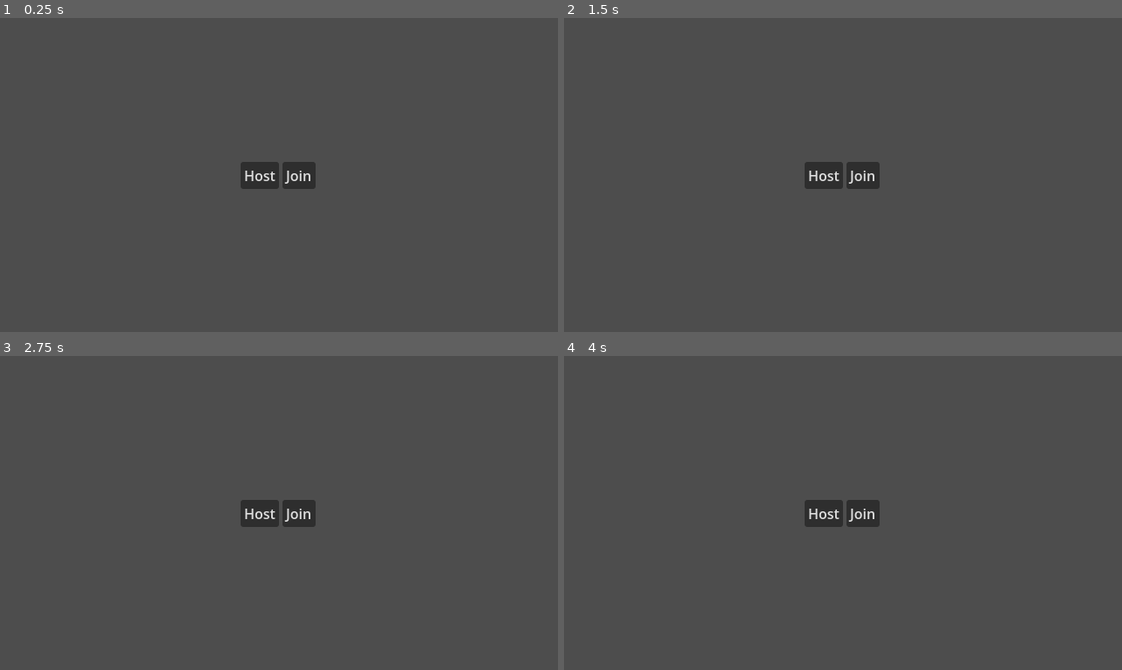
Above: before the commit, frames 1-4 (two rows, left to right).
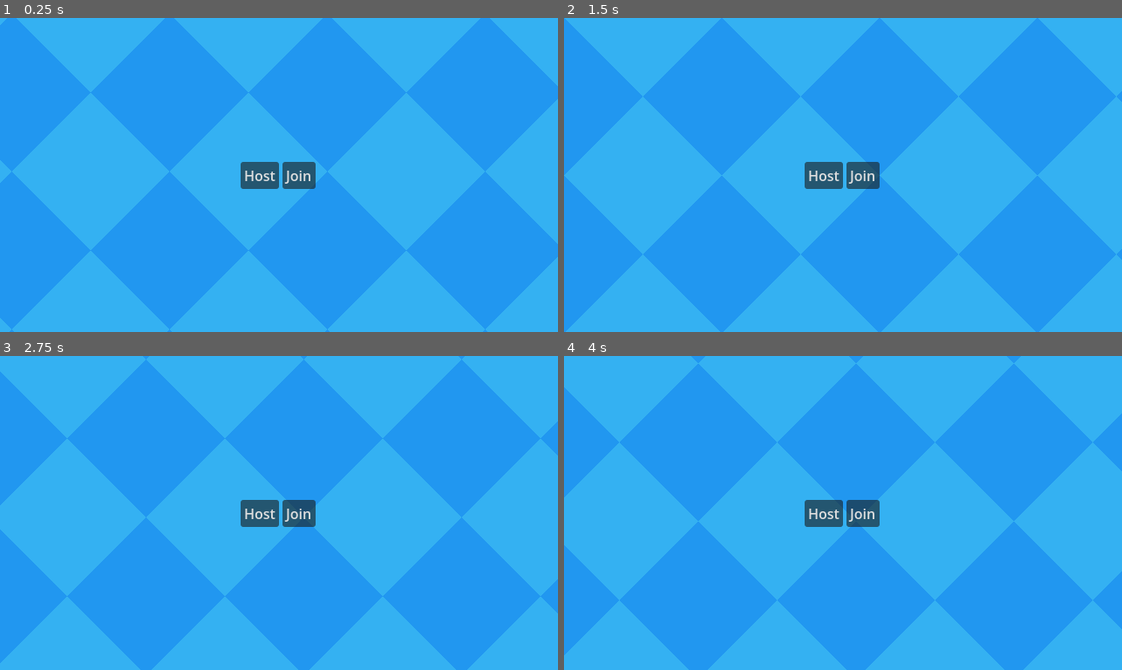
Above: after the commit, the same moments.

Repository: mpowell773/Godot_Multiplayer_Tut
Game: Godot game, scene res://ui/main_menu/main_menu.tscn
Same seed, same stepped clock (60 frames per second), same inputs: the game is played once before the commit and once after it.
Inputs (mouse positions are in pixels of both pictures, inside the frame that each line leads up to):
- Up to frame 1 (0.25 s): no input
- Up to frame 2 (1.5 s): move the mouse to (965, 159) at 0.52 s; press the mouse at (965, 159) at 0.53 s; hold D (move_right) 0.53-1.28 s; move the mouse to (731, 190) at 1.27 s; release the mouse at (731, 190) at 1.28 s; hold S (move_down) from 1.28 s (still down); click (731, 190) at 1.35 s
- Up to frame 3 (2.75 s): move the mouse to (334, 443) at 2.02 s; release S (move_down) at 2.03 s; press the mouse at (334, 443) at 2.03 s; hold D (move_right) from 2.03 s (still down)
- Up to frame 4 (4 s): move the mouse to (815, 575) at 2.77 s; release D (move_right) at 2.78 s; release the mouse at (815, 575) at 2.78 s; hold W (move_up) 2.78-3.53 s; click (815, 575) at 2.85 s; move the mouse to (1010, 560) at 3.52 s; press the mouse at (1010, 560) at 3.53 s; hold A (move_left) from 3.53 s (still down)

The runs differ from the first frame. In frame 1, 100% of the frame differs, in the area x 0-100%, y 0-100%; in frame 2, 100%; in frame 3, 100%; in frame 4, 100%.

Commit message:
add constant background to game

Diff:
--- /dev/null
+++ b/autoload/background.tscn
@@ -0,0 +1,16 @@
+[gd_scene format=3 uid="uid://ceowa1qblaeot"]
+
+[ext_resource type="Shader" uid="uid://bspuxpastn7ei" path="res://resources/shaders/background.gdshader" id="1_lsgk8"]
+[ext_resource type="Texture2D" uid="uid://bggm48775v5gi" path="res://assets/background.png" id="2_sdl01"]
+
+[sub_resource type="ShaderMaterial" id="ShaderMaterial_mu8pm"]
+shader = ExtResource("1_lsgk8")
+
+[node name="Background" type="Sprite2D" unique_id=778596402]
+texture_repeat = 2
+material = SubResource("ShaderMaterial_mu8pm")
+position = Vector2(322.00003, 175.00003)
+rotation = -0.7853982
+texture = ExtResource("2_sdl01")
+region_enabled = true
+region_rect = Rect2(0, 0, 1200, 1200)
--- a/project.godot
+++ b/project.godot
@@ -22,6 +22,7 @@
 [autoload]
 
 GameEvents="*uid://yi6tnl283bo"
+Background="*uid://ceowa1qblaeot"
 
 [display]
 
--- /dev/null
+++ b/resources/shaders/background.gdshader
@@ -0,0 +1,7 @@
+shader_type canvas_item;
+
+
+void fragment() {
+	vec4 color = texture(TEXTURE, UV + vec2(0.04 * TIME, 0.02 * TIME));
+	COLOR = color;
+}
Binary file added: assets/background.png
Not shown, added: assets/background.png.import
Not shown, added: resources/shaders/background.gdshader.uid
